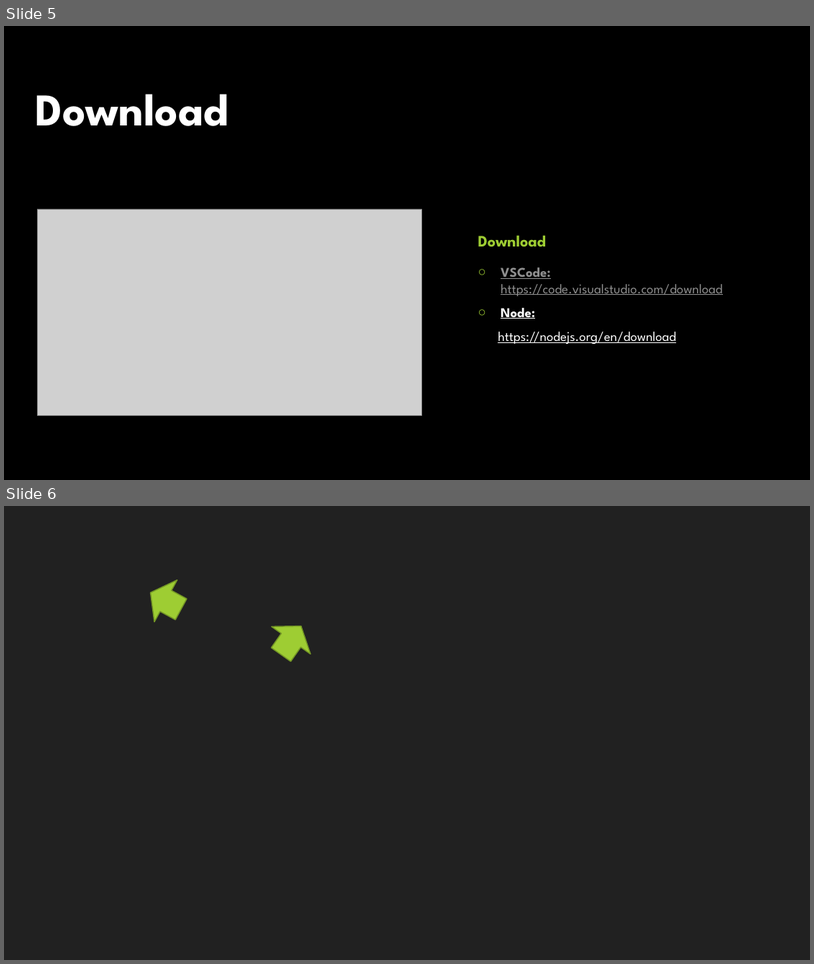
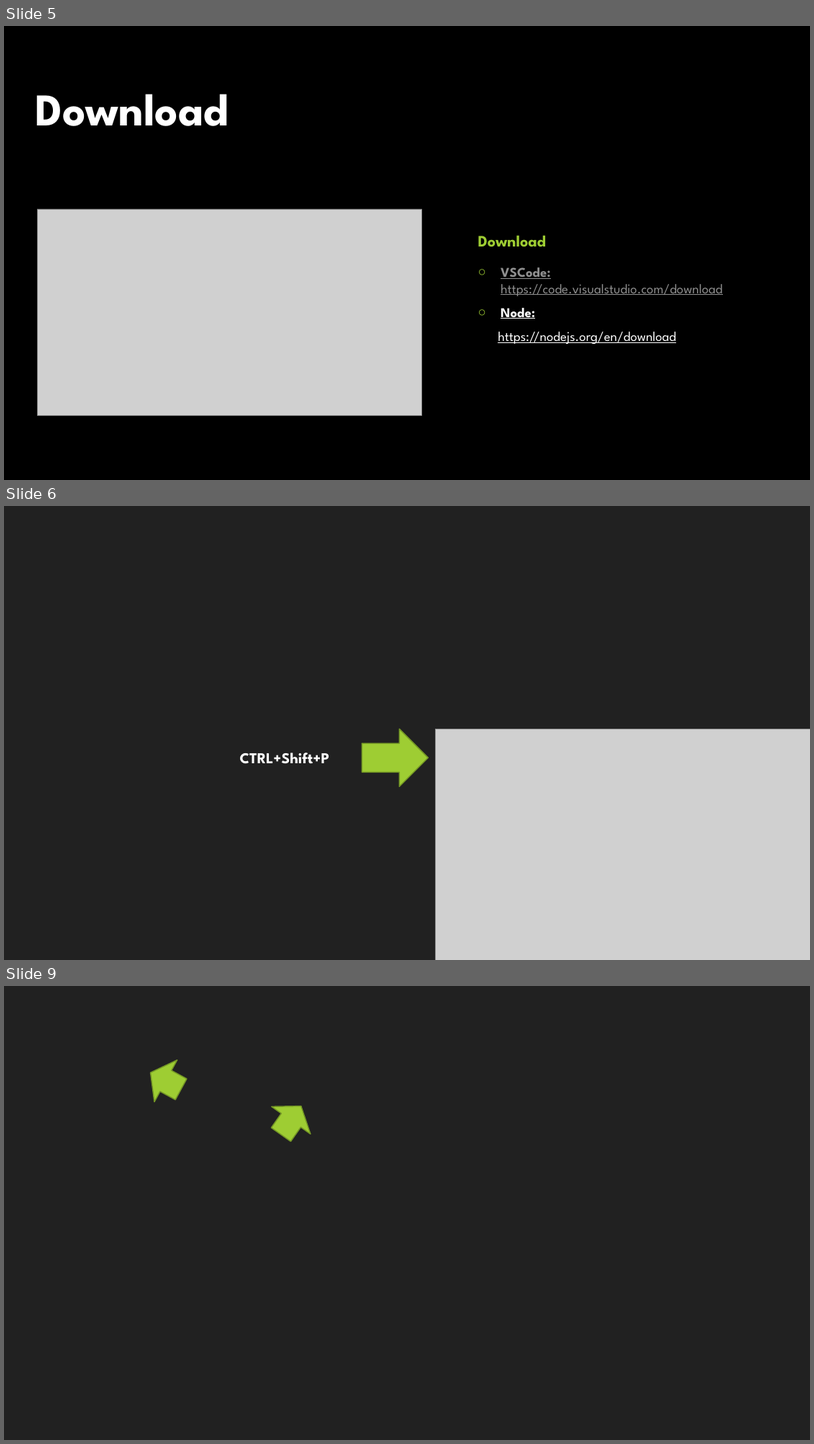
Before and after one commit to fabio-sudo/Curso_JS, a slide deck: Material_JS/0 - Js Instalação.pptx. Shown one above the other, each under a label of ours: slides 5 and 6 before the commit, slides 5, 6 and 9 after it; the slides between them are not shown. The pictures are 814x964 and 814x1444 pixels, drawn with LibreOffice and Linux fonts; fonts in the diff are those of the drawing; grey boxes stand for pictures; background and template pictures are left out. Boxes give left, top, right and bottom in pixels: in the first picture for what was removed or moved away, otherwise in the second. Text is boxed around its words. In the diff, an @@ line names an element or a change of style, - is before the commit and + after.

```diff
--- a/Material_JS/0 - Js Instalação.pptx
+++ b/Material_JS/0 - Js Instalação.pptx
@@ slide 6 added at [4, 506, 810, 960], background picture (left out) @@
@@ right arrow added at [362, 728, 428, 786], fill #9ECD33, outline #759826 1.25 pt @@
@@ picture added at [435, 728, 810, 960] @@
@@ text added at [240, 752, 329, 764], 18 pt, text #FFFFFF, bold @@
+CTRL+Shift+P
@@ what was slide 6 is now slide 9 @@
```
Also in this commit, not shown: 2 other slides added, 3 other files.
